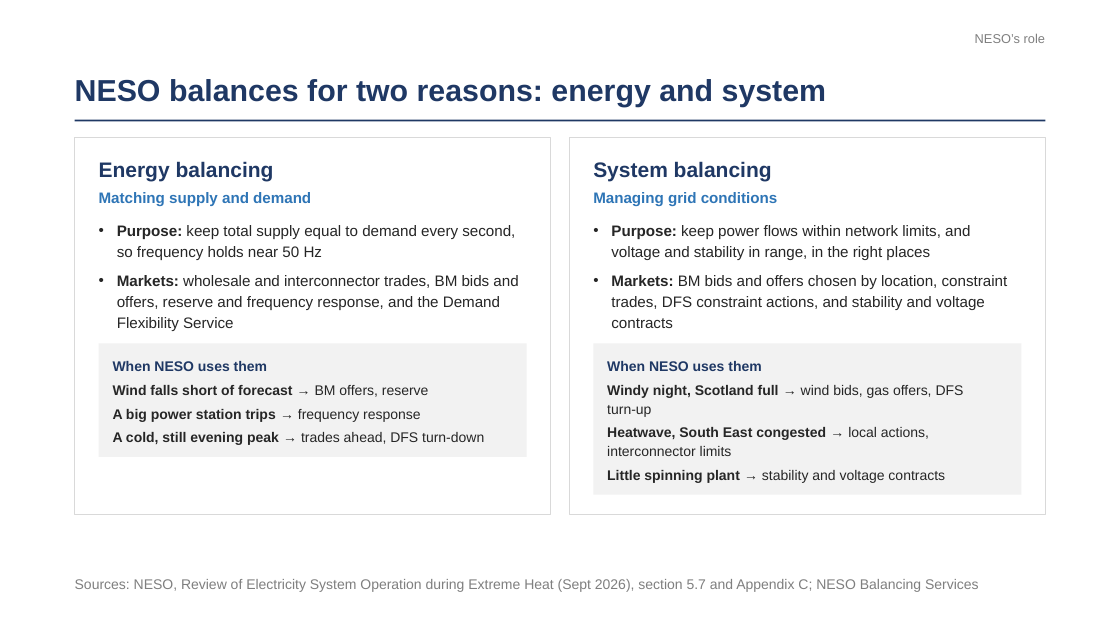
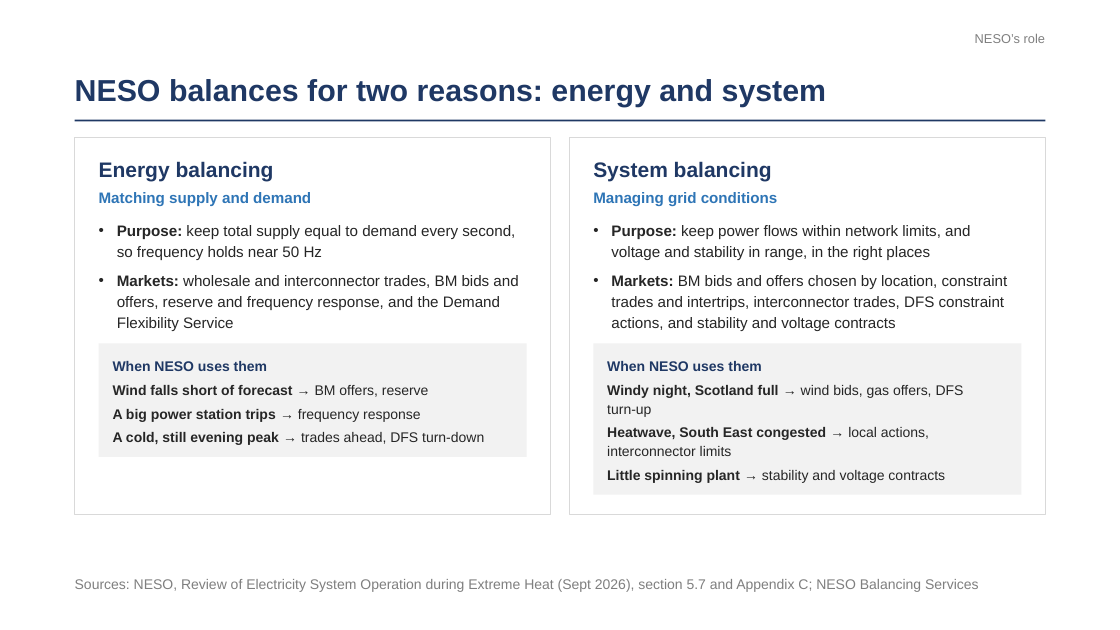
Before and after one commit to literallymatt/balancing, a slide deck: slide 4 of deck-alt/balancing-the-grid-corporate.pptx. Drawn at 1120x630 pixels with LibreOffice and Linux fonts; fonts in the diff are those of the drawing. Boxes give left, top, right and bottom in pixels: in the first picture for what was removed or moved away, otherwise in the second. Text is boxed around its words. In the diff, an @@ line names an element or a change of style, - is before the commit and + after.

```diff
--- a/deck-alt/balancing-the-grid-corporate.pptx
+++ b/deck-alt/balancing-the-grid-corporate.pptx
@@ text at (611,275,1008,331): text changed @@
-• Markets: BM bids and offers chosen by location, constraint trades, DFS constraint actions, and stability and voltage contracts
+• Markets: BM bids and offers chosen by location, constraint trades and intertrips, interconnector trades, DFS constraint actions, and stability and voltage contracts
```
Also in this commit, not shown: 1 other slide changed, 6 other files.
